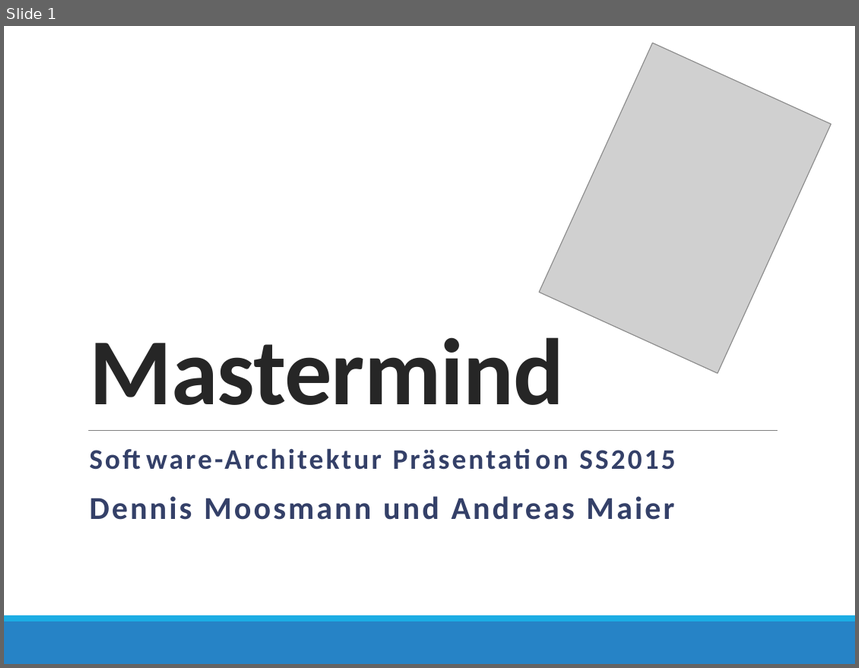
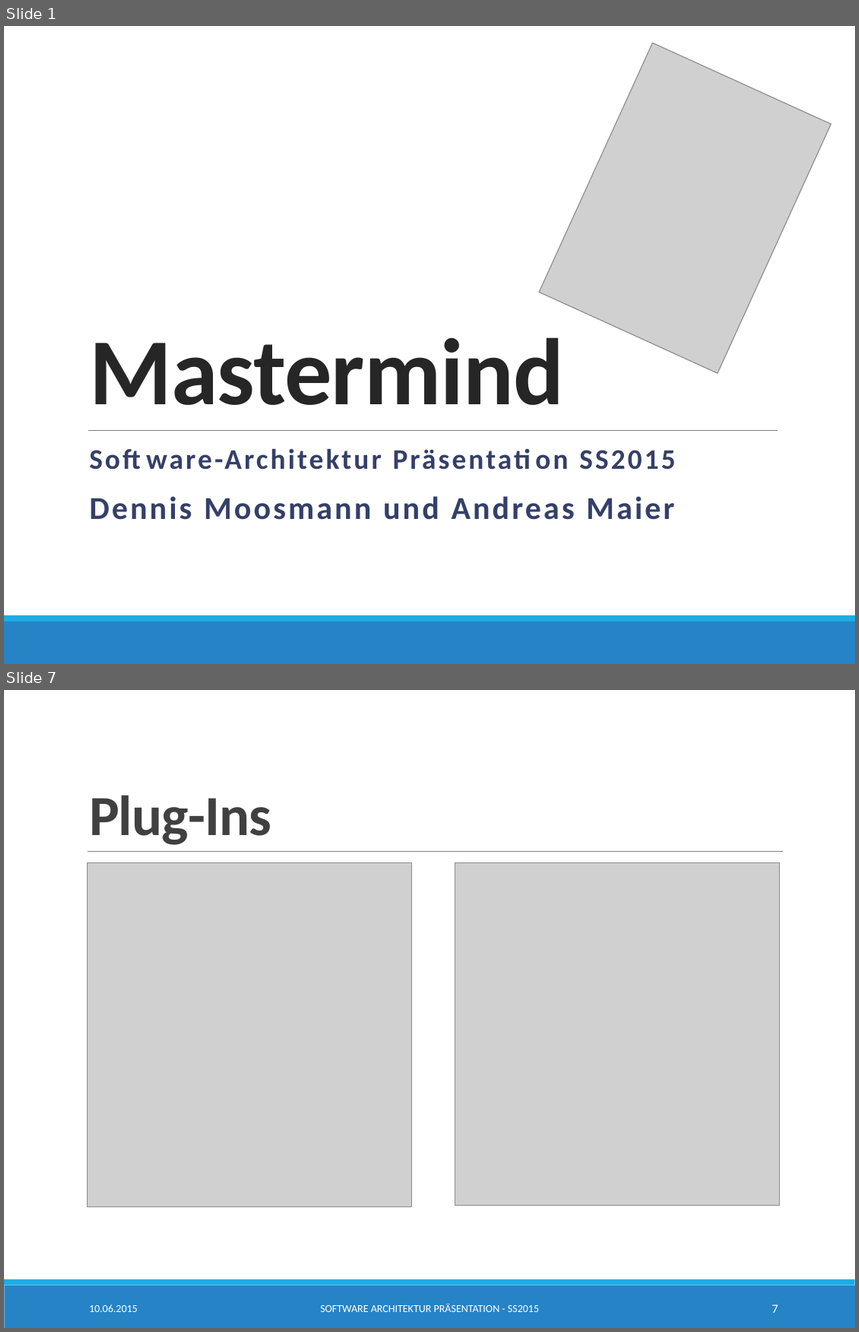
Before and after one commit to SimonBraun/de.htwg.se.mastermind, a slide deck: de.htwg.se.mastermind/Presentation.pptx. Shown one above the other, each under a label of ours: slide 1 before the commit, slides 1 and 7 after it; the slides between them are not shown. The pictures are 859x668 and 859x1332 pixels, drawn with LibreOffice and Linux fonts; fonts in the diff are those of the drawing; grey boxes stand for pictures. Boxes give left, top, right and bottom in pixels: in the first picture for what was removed or moved away, otherwise in the second. Text is boxed around its words. In the diff, an @@ line names an element or a change of style, - is before the commit and + after.

```diff
--- a/de.htwg.se.mastermind/Presentation.pptx
+++ b/de.htwg.se.mastermind/Presentation.pptx
@@ slide 7 added at box(4, 690, 855, 1328), background #FFFFFF; not listed: 2 template elements that a slide beside it also shows @@
@@ title added at box(89, 795, 272, 845), 48 pt, text #404040, bold @@
+Plug-Ins
@@ picture added at box(87, 863, 411, 1207) @@
@@ line added from (88, 852) to (783, 852), #808080 0.5 pt @@
@@ picture added at box(455, 863, 779, 1206) @@
@@ text added at box(89, 1305, 138, 1312), 9 pt, text #FFFFFF @@
+10.06.2015
@@ text added at box(320, 1304, 539, 1312), 9 pt, text #FFFFFF @@
+SOFTWARE ARCHITEKTUR PRÄSENTATION - SS2015
@@ page number added at box(772, 1305, 778, 1313), 10.5 pt, text #FFFFFF @@
+7
```
Also in this commit, not shown: 7 slides changed, 2 other slides added, 6 other files.
